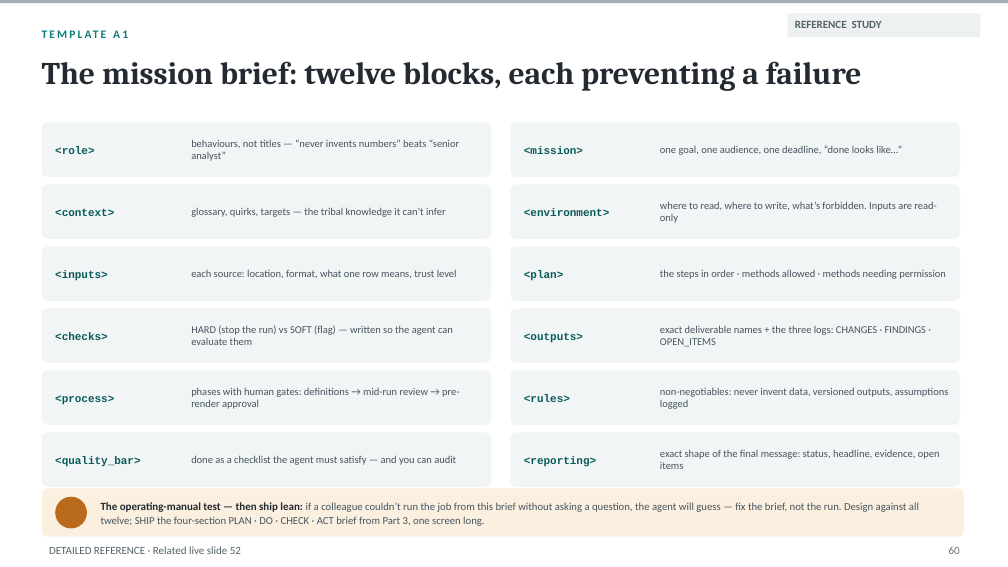
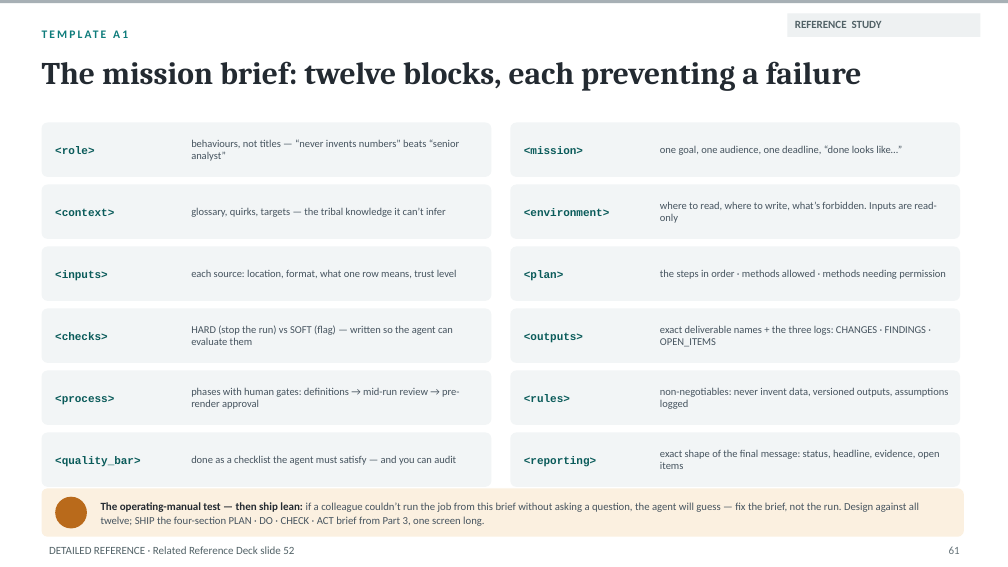
Before and after one commit to naviero1/Claude-Works, a slide deck: slide 61 of ai-training-prompt-engineering/deliverables/First package/From_Prompts_to_Agents_Facilitated_Final_0918.pptx. Drawn at 1008x567 pixels with LibreOffice and Linux fonts; fonts in the diff are those of the drawing; background and template pictures are left out. Boxes give left, top, right and bottom in pixels: in the first picture for what was removed or moved away, otherwise in the second. Text is boxed around its words. In the diff, an @@ line names an element or a change of style, - is before the commit and + after.

```diff
--- a/ai-training-prompt-engineering/deliverables/First package/From_Prompts_to_Agents_Facilitated_Final_0918.pptx
+++ b/ai-training-prompt-engineering/deliverables/First package/From_Prompts_to_Agents_Facilitated_Final_0918.pptx
@@ text at (x1=49, y1=546, x2=294, y2=554): text changed @@
-DETAILED REFERENCE · Related live slide 52
+DETAILED REFERENCE · Related Reference Deck slide 52
@@ text at (x1=949, y1=546, x2=960, y2=554): text changed @@
-60
+61
```
Also in this commit, not shown: 41 other slides changed, 19 other files.
